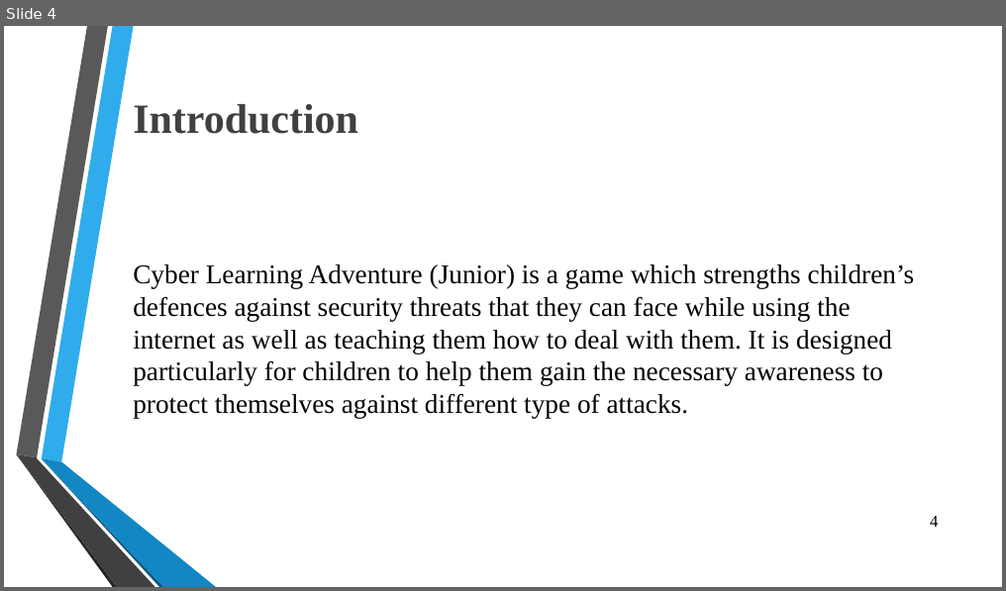
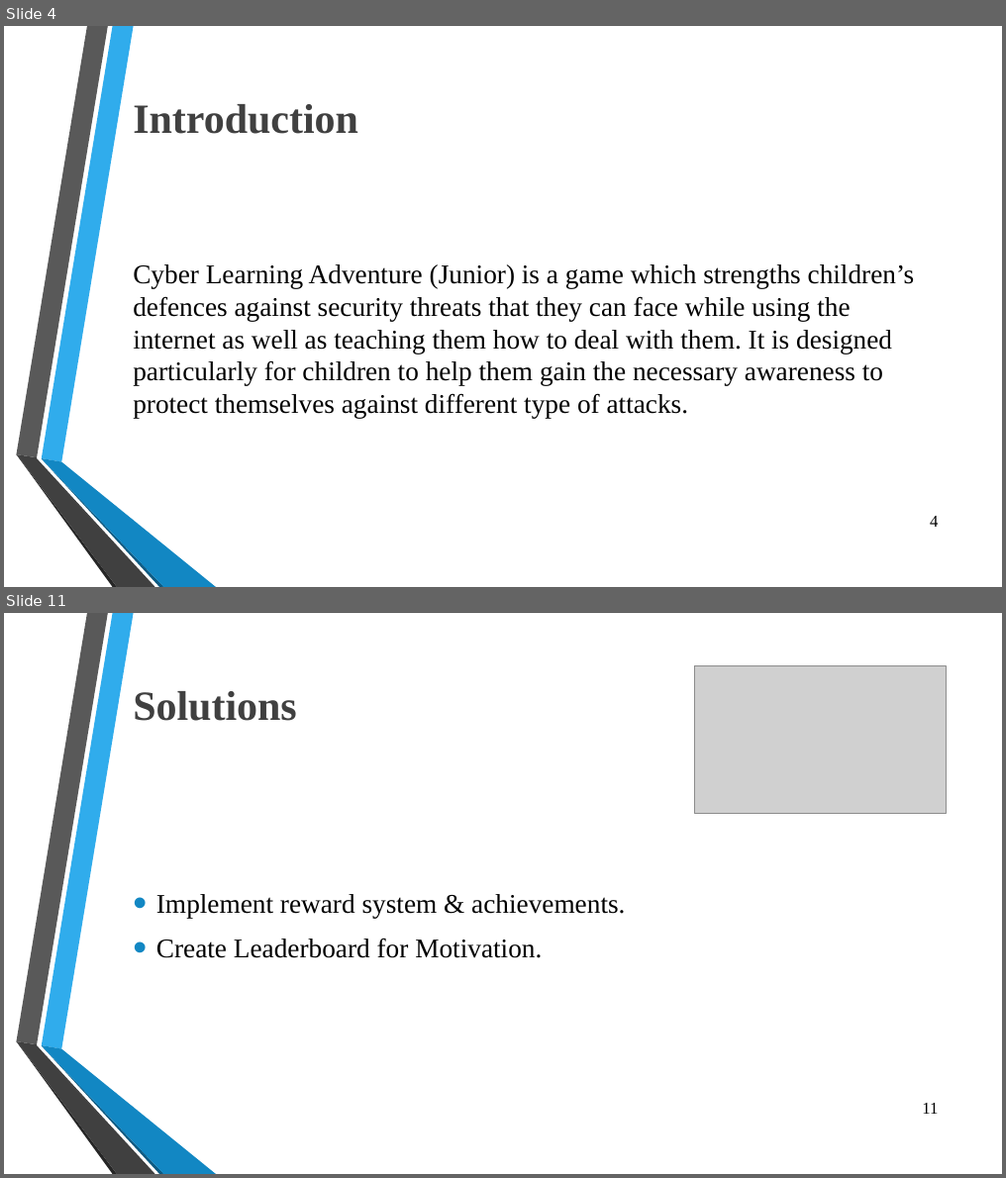
Before and after one commit to OmarSedkyUI/CyberLearningAdventureJunior, a slide deck: Graduation_Project_Presentation_Seminar2.pptx. Shown one above the other, each under a label of ours: slide 4 before the commit, slides 4 and 11 after it; the slides between them are not shown. The pictures are 1006x591 and 1006x1178 pixels, drawn with LibreOffice and Linux fonts; fonts in the diff are those of the drawing; grey boxes stand for pictures; background and template pictures are left out. Boxes give left, top, right and bottom in pixels: in the first picture for what was removed or moved away, otherwise in the second. Text is boxed around its words. In the diff, an @@ line names an element or a change of style, - is before the commit and + after.

```diff
--- a/Graduation_Project_Presentation_Seminar2.pptx
+++ b/Graduation_Project_Presentation_Seminar2.pptx
@@ slide 11 added at (4,613,1002,1174), background picture (left out); not listed: 6 template elements that a slide beside it also shows @@
@@ picture added at (695,665,945,813) @@
@@ title added at (133,691,297,721), 40 pt, text #404040, bold @@
+Solutions
@@ text added at (156,894,625,959), 26 pt, text #000000 @@
+• Implement reward system & achievements.
+• Create Leaderboard for Motivation.
@@ page number added at (922,1103,938,1114), 16 pt, text #000000 @@
+11
```
Also in this commit, not shown: 6 slides changed, 3 other slides added.
